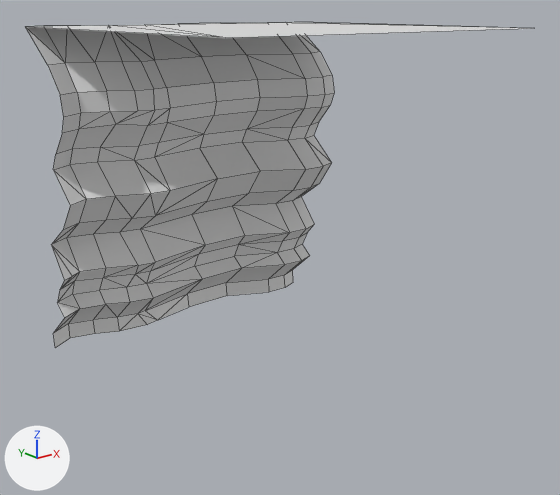
The FBX model Assets/Models/TileSets/Tileset 2/side.fbx as it was, and as the next commit left it.
Before and after are seen from a camera (50 mm lens) standing at (-1.373, -1.755, 0.56) and looking at (0.005, -0.032, -0.129). Arrows for +X, +Y and +Z are at lower left; the lights stay in place. Mesh edges are drawn as thin lines. Where no turn or scale is listed for an object, it has been applied to the vertices.

Names of what the first picture shows: 'side'.
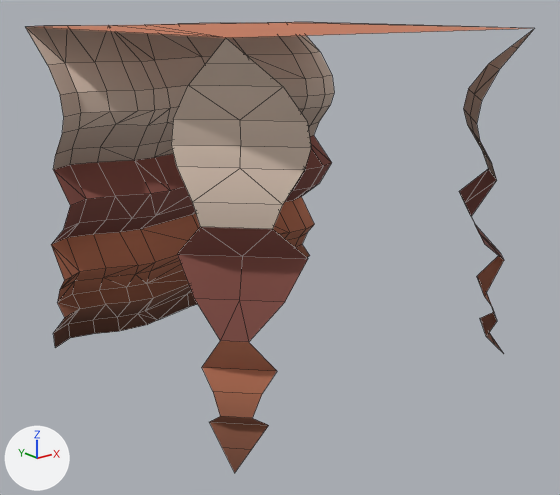
The change in detail:
Picture 'palette_1_day-night.png' (img_palette_1_day_night_png) is new.
Material 'Scene' (mat_scene) is new.
Its texture is img_palette_1_day_night_png.
Its roughness is 1.0.
me_tilesmesa_3926 is used by ob_side; location (0.0, 0.0, 0.0).
me_tilesmesa_3926 had 168 vertices, 198 faces and spanned x -0.5..0.5, y -0.5..0.547, z -0.5..0.5.
me_tilesmesa_3926 now has 242 vertices, 252 faces and spans x -0.5..0.5, y -0.5..0.547, z -0.5..0.5.
me_tilesmesa_3926 part 1: a new loose piece of 37 vertices spanning x -0.5..-0.283, y -0.5..-0.283, z -0.45..0.5, in mat_scene (picture img_palette_1_day_night_png).
me_tilesmesa_3926 part 2: a new loose piece of 37 vertices spanning x 0.283..0.5, y -0.5..-0.283, z -0.45..0.5, in mat_scene (picture img_palette_1_day_night_png).
me_tilesmesa_3926 part 3: 198 faces spanning x -0.5..0.5, y -0.5..0.547, z -0.5..0.5 switch from mat_default_obj (white #e7e7e7) to mat_scene (picture img_palette_1_day_night_png).

Pixel boxes (x1, y1, x2, y2) of what changed, in the pictures (560 x 495 px):
'side', reshaped (38% taller)
    before: (26, 22, 531, 348)
    after: (26, 22, 534, 473)
part 1 of me_tilesmesa_3926, added (beige)
    after: (171, 39, 311, 473)
part 2 of me_tilesmesa_3926, added (brown)
    after: (459, 29, 534, 354)
part 3 of me_tilesmesa_3926, recoloured (grey to brown)
    both: (26, 22, 531, 348)
